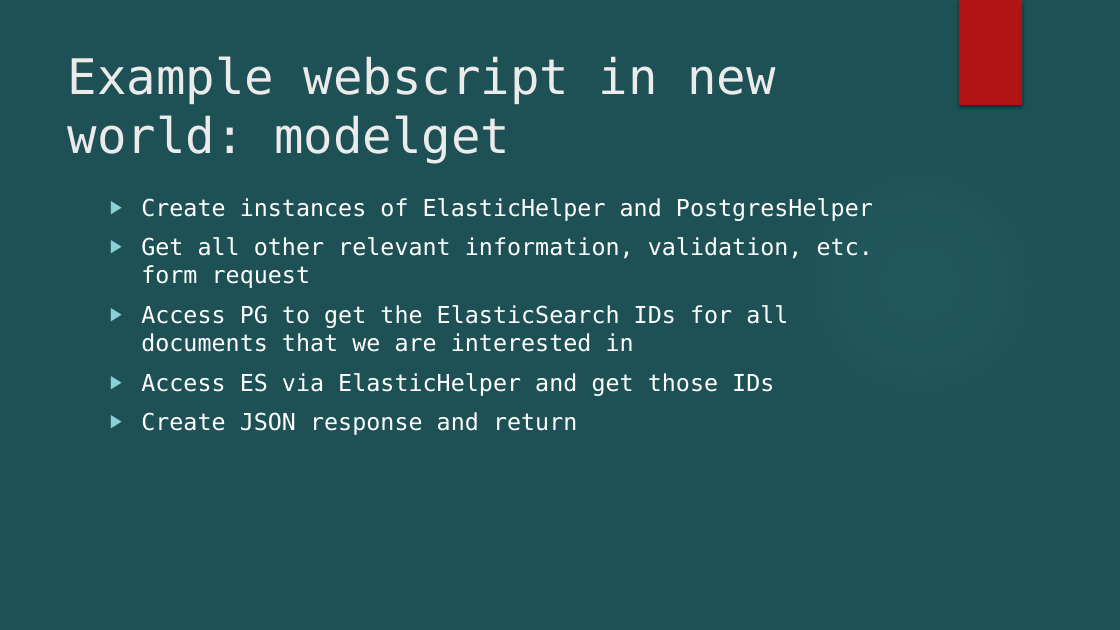
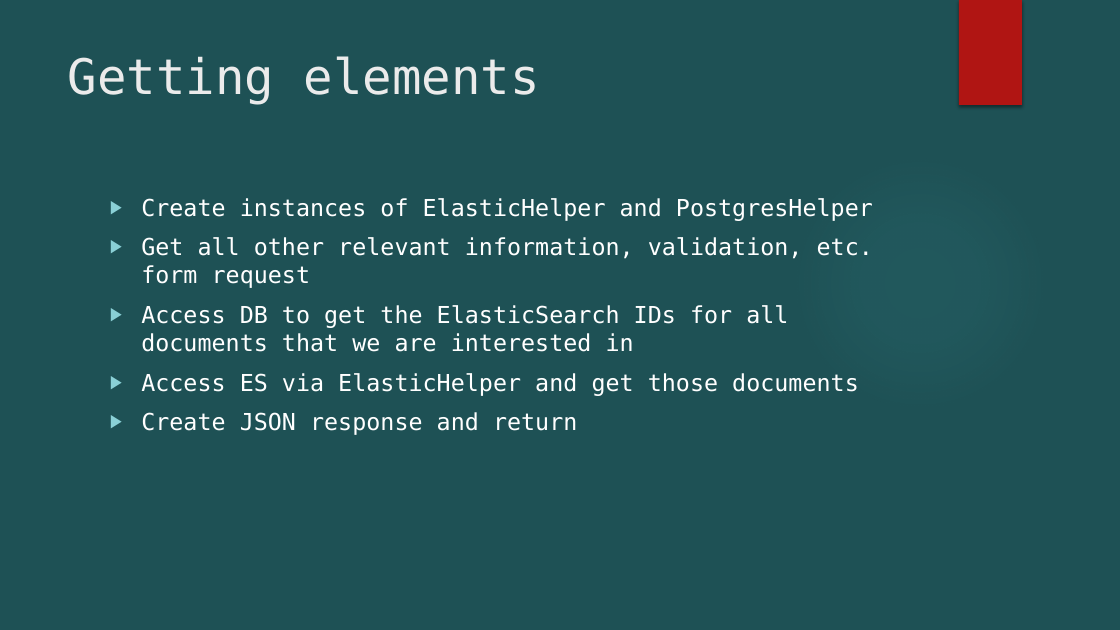
Before and after one commit to Open-MBEE/mms-alfresco, a slide deck: slide 10 of mms-ent/docs/MMS using ES + PG.pptx (slide 14 before the commit). Drawn at 1120x630 pixels with LibreOffice and Linux fonts; fonts in the diff are those of the drawing; background and template pictures are left out. Boxes give left, top, right and bottom in pixels: in the first picture for what was removed or moved away, otherwise in the second. Text is boxed around its words. In the diff, an @@ line names an element or a change of style, - is before the commit and + after.

```diff
--- a/mms-ent/docs/MMS using ES + PG.pptx
+++ b/mms-ent/docs/MMS using ES + PG.pptx
@@ title at (68, 56, 540, 105): text changed @@
-Example webscript in new world: modelget
+Getting elements
@@ text at (141, 305, 859, 396): text changed @@
-▶ Access PG to get the ElasticSearch IDs for all documents that we are interested in
-▶ Access ES via ElasticHelper and get those IDs
+▶ Access DB to get the ElasticSearch IDs for all documents that we are interested in
+▶ Access ES via ElasticHelper and get those documents
```
Also in this commit, not shown: 11 other slides changed, 13 slides removed, 2 other files.
